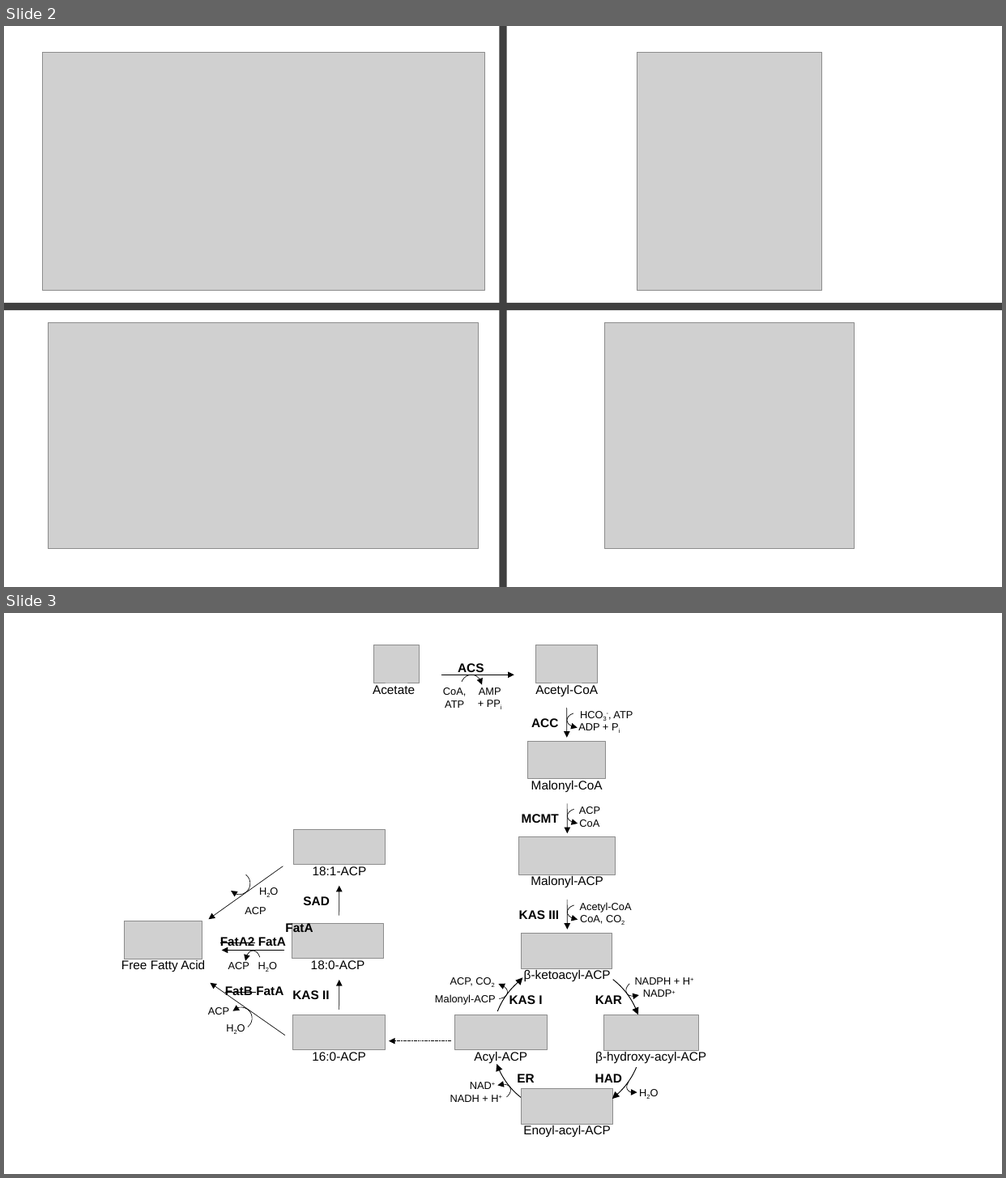
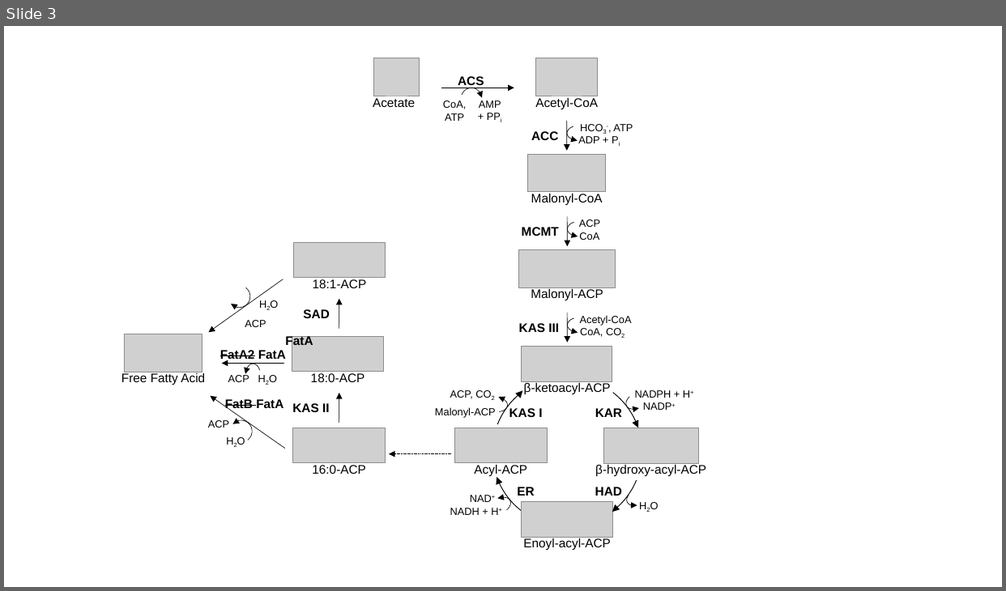
Before and after one commit to annette-thompson/modeling-and-simulations, a slide deck: Matlab Current Projects/Pennycress FAS/FAS Diagram.pptx. Shown one above the other, each under a label of ours: slides 2 and 3 before the commit, slide 3 after it. The pictures are 1006x1178 and 1006x591 pixels, drawn with LibreOffice and Linux fonts; fonts in the diff are those of the drawing; grey boxes stand for pictures. Boxes give left, top, right and bottom in pixels: in the first picture for what was removed or moved away, otherwise in the second. Text is boxed around its words. In the diff, an @@ line names an element or a change of style, - is before the commit and + after.

```diff
--- a/Matlab Current Projects/Pennycress FAS/FAS Diagram.pptx
+++ b/Matlab Current Projects/Pennycress FAS/FAS Diagram.pptx
@@ slide 2 removed at (x1=4, y1=26, x2=1002, y2=587), background #FFFFFF @@
@@ rectangle removed at (x1=500, y1=26, x2=507, y2=587) @@
@@ picture removed at (x1=42, y1=52, x2=484, y2=290) @@
@@ picture removed at (x1=637, y1=52, x2=822, y2=290) @@
@@ rectangle removed at (x1=4, y1=303, x2=505, y2=310) @@
@@ rectangle removed at (x1=501, y1=303, x2=1002, y2=310) @@
@@ picture removed at (x1=49, y1=323, x2=479, y2=549) @@
@@ picture removed at (x1=605, y1=323, x2=855, y2=549) @@
```
Also in this commit, not shown: 1 slide changed, 3 slides added, 10 other files.
